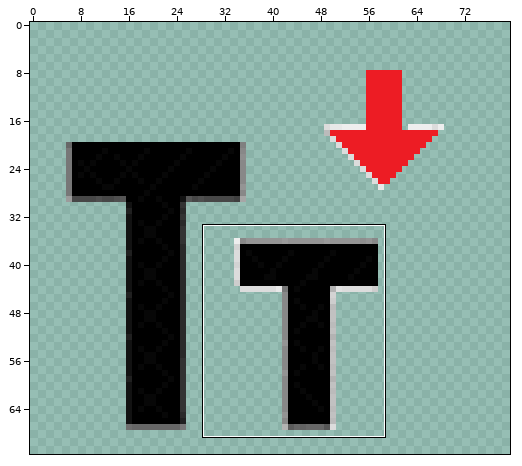
Sprite sheet, stored at ChessForge/Resources/Images/FontSizeDown.png. The first picture is a wide view before the edit; the outline marks the close-up.
Close-up. First the earlier version:
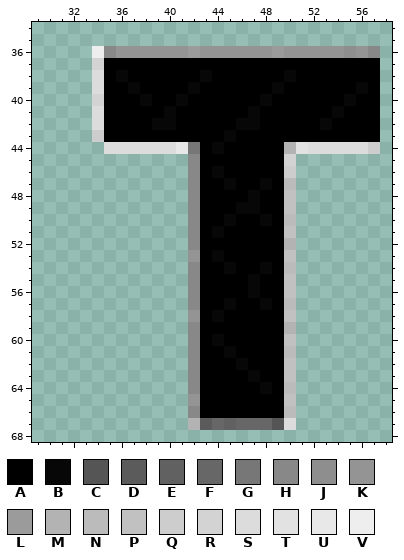
The file is 80x80 pixels. Colours within 5 levels of each other are drawn and written as one. Shown: x 29..58, y 34..68. The wide view leaves out empty margins. The commit also changed other parts of the picture, which this record leaves out.
Palette (. is transparent): A #000000  B #070707  C #555555  D #5b5b5b  E #616161  F #676767  G #777777  H #888888  J #8e8e8e  K #949494  L #9b9b9b  M #b3b3b3  N #bbbbbb  P #c1c1c1  Q #cdcdcd  R #d3d3d3  S #dcdcdc  T #e2e2e2  U #e8e8e8  V #eeeeee
Pixels before, first column x 34:
36 VHKKKKKKLKKKKKKLKKKKKJKH
37 RAAAAAAAAAAAAAAAAAAAAAAA
38 SABAAAAAABAAAAAABAAAAAAA
39 SAABAAAABAAAAAABAAAAAABA
40 RAAABAABAAAAAABAAAAAABAA
41 SAAAAABAAAAAABAAAAAABAAA
42 SAAAABBAAAAABBAAAAABAAAA
43 QAAAAAAAAAABAAAAAAAAAAAA
44 .SSSSSSUGABAAAAAMTSSSSSQ
45 ........HAAAAAAAR.......
46 ........HABAAAAAQ.......
47 ........HAABAABAN.......
48 ........HAAAABAAP.......
49 ........HAAABBAAP.......
50 ........HAABAABAN.......
51 ........HABAAAAAP.......
52 ........HAAAAAAAM.......
53 ........KABAAAAAP.......
54 ........HAABAABAN.......
55 ........HAAAABAAP.......
56 ........HAAAABAAP.......
57 ........HAABAABAN.......
58 ........KABAAAAAP.......
59 ........HAAAAAAAM.......
60 ........HABAAAAAP.......
61 ........HAABAAAAN.......
62 ........HAAABAAAP.......
63 ........HAAAABAAP.......
64 ........HAAAAABAN.......
65 ........KAAAAAAAP.......
66 ........HAAAAAAAN.......
67 ........MDFEFFFCS.......
The same view after the edit:
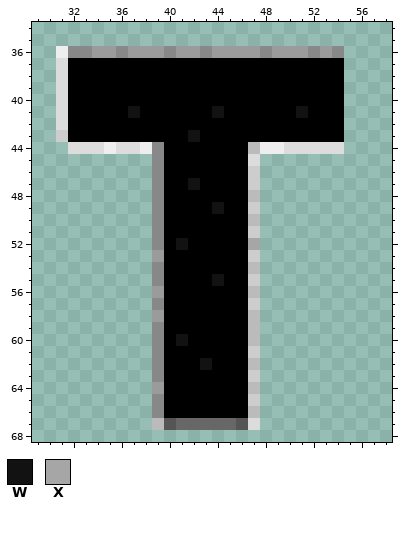
Colours new in this view: W #121212  X #a6a6a6
Diff:
Changed rows in their new state; - is an unchanged pixel.
first column x 31:
36 VHHLLHLLLHL-HLLLLH-LLHLH...
37 SAAA--------------------...
38 SAAA-A------A------A----...
39 SAAA--A----A------A-----...
40 SAAA---A--A------A------...
41 SAAA--W--A---W--A---W--A...
42 SAAA----AA-----AA-----A-...
43 QAAA-------W--A---------...
44 -SSSV--VHAAA-A--NVVSS---...
45 --------HAAA----S...-------
46 --------HAAA-A--Q...-------
47 --------HAAW--A-Q...-------
48 --------HAAA----N...-------
49 --------HAAA-W-AQ...-------
50 --------HAAA--A-N...-------
51 --------HAAA-A--Q...-------
52 --------HAWA----X...-------
53 --------LAAA-A--Q...-------
54 --------HAAA--A-N...-------
55 --------HAAA-W--Q...-------
56 --------LAAA----N...-------
57 --------HAAA--A-Q...-------
58 --------LAAA-A--N...-------
59 --------HAAA----N...-------
60 --------HAWA-A--N...-------
61 --------HAAA--A-Q...-------
62 --------HAAAW--AN...-------
63 --------HAAA----Q...-------
64 --------LAAA----N...-------
65 --------HAAA----Q...-------
66 --------HAAA----N...-------
67 --------NCFFF-FCS...-------
Boxes around the changes in both close-ups, in picture pixels (x1, y1, x2, y2):
changed: (56, 46, 380, 430)
